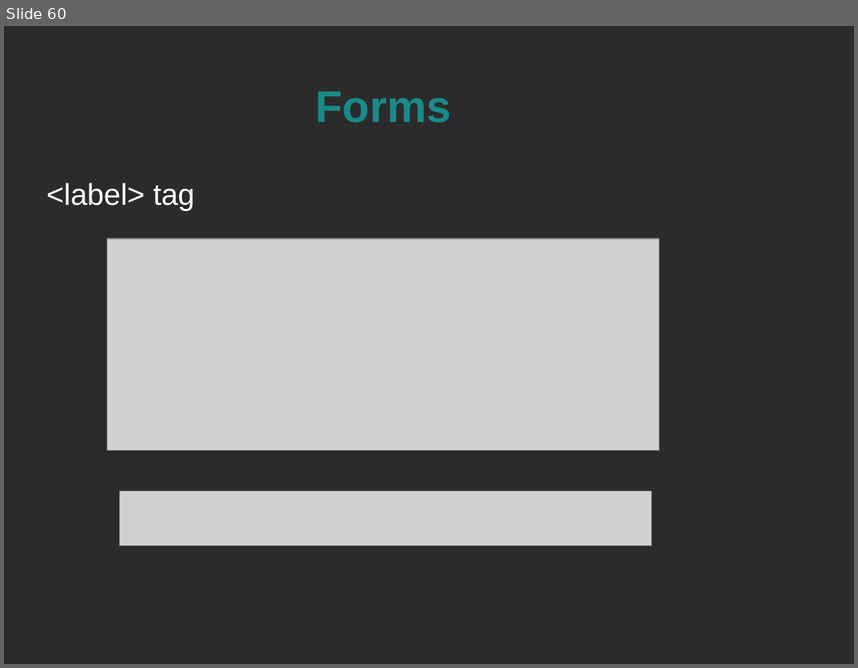
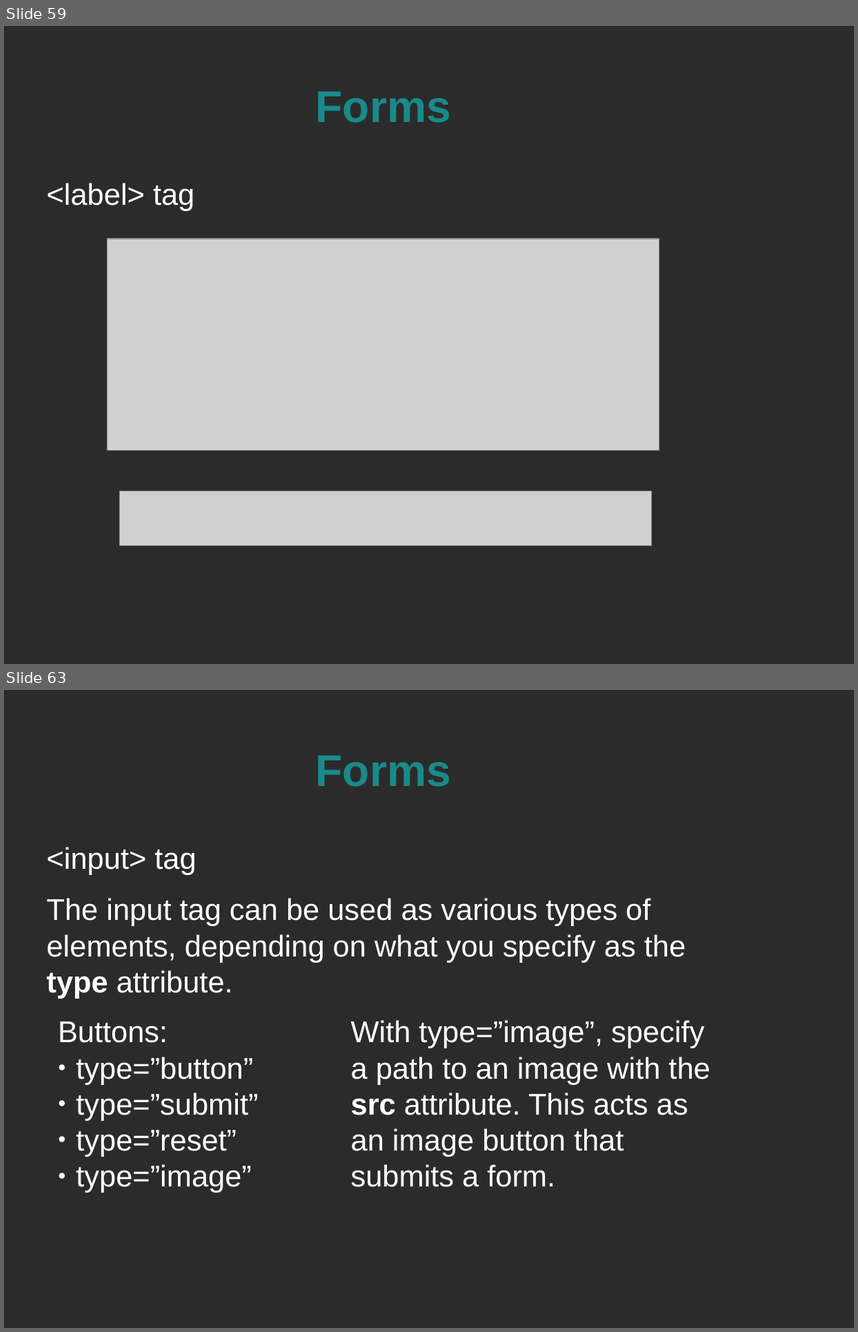
Before and after one commit to spellbindguy/Web-Development, a slide deck: Lectures/03 HTML/HTML.odp. Shown one above the other, each under a label of ours: slide 60 before the commit, slides 59 and 63 after it; the slides between them are not shown. The pictures are 858x668 and 858x1332 pixels, drawn with LibreOffice and Linux fonts; fonts in the diff are those of the drawing; grey boxes stand for pictures; background and template pictures are left out; a plain dark background stands for a picture behind light text. Boxes give left, top, right and bottom in pixels: in the first picture for what was removed or moved away, otherwise in the second. Text is boxed around its words. In the diff, an @@ line names an element or a change of style, - is before the commit and + after.

```diff
--- a/Lectures/03 HTML/HTML.odp
+++ b/Lectures/03 HTML/HTML.odp
@@ slide 63 added at [4,690,854,1328], background picture (left out) @@
@@ title added at [316,756,451,787], 41.4 pt, text #198A8A, bold @@
+Forms
@@ text added at [47,847,686,998], 28 pt, text #FFFFFF @@
+<input> tag
+The input tag can be used as various types of elements, depending on what you specify as the type attribute.
@@ text added at [351,1020,710,1187], 28 pt, text #FFFFFF @@
+With type=”image”, specify a path to an image with the src attribute. This acts as an image button that submits a form.
@@ text added at [58,1021,258,1192], 28 pt, text #FFFFFF @@
+Buttons:
+● type=”button”
+● type=”submit”
+● type=”reset”
+● type=”image”
@@ what was slide 60 is now slide 59 @@
```
Also in this commit, not shown: 5 slides changed, 20 other slides added, 4 slides removed, 1 other file.
